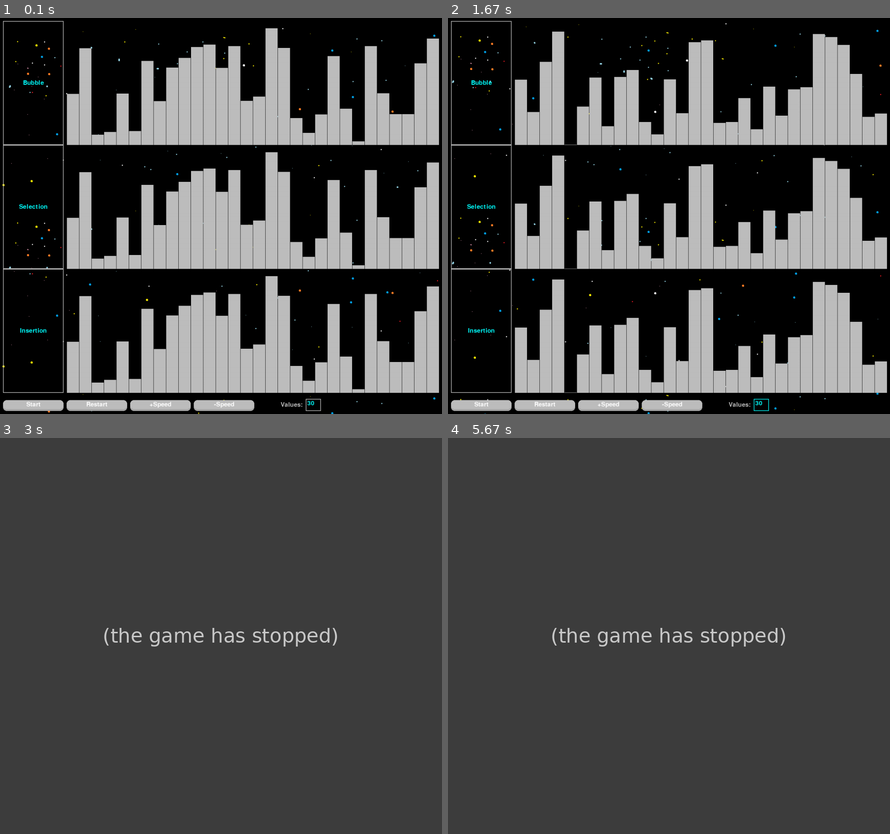
Above: before the commit, frames 1-4 (two rows, left to right).
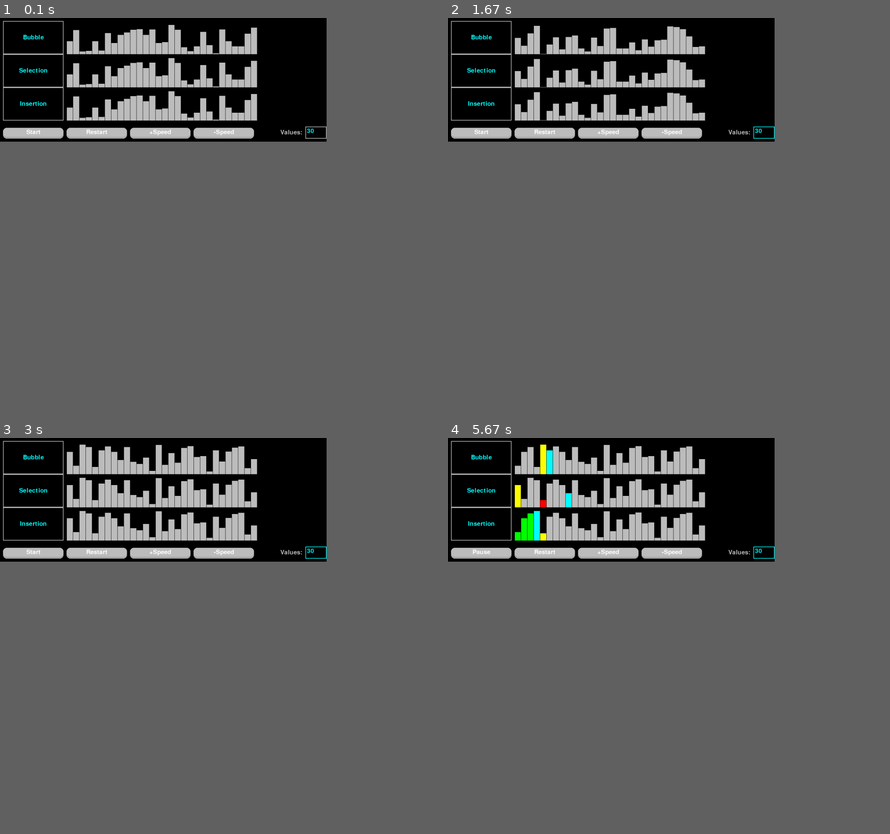
Above: after the commit, the same moments.

Repository: Moontok/Pygame_Practice
Game: pygame game, started from Visual_Sorting/sorting_main.py
Same seed, same stepped clock (60 frames per second), same inputs: the game is played once before the commit and once after it.
Inputs (mouse positions are in pixels of both pictures, inside the frame that each line leads up to):
- Up to frame 1 (0.1 s): no input
- Up to frame 2 (1.67 s): click "Start" at 0.43 s; click "Restart" at 0.8 s; click "Restart" at 1.2 s; click "30" at 1.6 s
- Up to frame 3 (3 s): hold Enter 1.87-2.33 s
- Up to frame 4 (5.67 s): click (598, 533) at 3.13 s; click "30" at 3.53 s; click (567, 473) at 3.93 s; click "Start" at 4.83 s; click "+Speed" at 5.23 s; click "30" at 5.62 s
In our replay, the window is 900x807 before the commit and 665x252 after it. These sizes can differ from the game's own. Grey fills any space a smaller window leaves; there, only what the larger window draws over its background counts as a difference.

The runs differ from the first frame. In frame 1, 42% of the frame differs, in the area x 0-100%, y 0-100%; in frame 2, 40%; in frame 3, 23%; in frame 4, 23%.
Error before the commit: AttributeError: 'InputBox' object has no attribute 'update_number_of_values' (input_box.py l...; the game stopped at 1.9 s (later frames are placeholders)

Commit message:
Refactoring

Diff:
--- a/Visual_Sorting/game_settings.py
+++ b/Visual_Sorting/game_settings.py
@@ -4,8 +4,8 @@
 class GameSettings:
     def __init__(self):
         self.number_of_values = 30
-        self.value_height = 400
-        self.value_width = 40
+        self.value_height = 100
+        self.value_width = 20
         self.value_horizontal_padding = 1
         self.value_vertical_padding = 10
         self.window_padding = 10
--- a/Visual_Sorting/gui.py
+++ b/Visual_Sorting/gui.py
@@ -8,7 +8,7 @@
 class GUI:
     """Class for managing the GUI."""
 
-    def __init__(self, settings, screen, sorter, bg):
+    def __init__(self, settings, screen, sorter, bg=None):
         self.settings = settings
         self.screen = screen
         self.sorter = sorter
@@ -131,12 +131,13 @@
         change_value_input_box = InputBox(
             self.settings.window_padding * 6 + self.settings.button_width * 4 + 150,
             self.settings.screen_height - 50,
-            50,
+            70,
             40,
             pg.Color("grey"),
             pg.Color("cyan"),
             self.gui_font,
-            char_limit=2
+            char_limit=3,
+            action=self.update_number_of_values
         )
         change_value_input_box.text = str(self.settings.number_of_values)
         self.gui_elements.append(change_value_input_box)
@@ -186,5 +187,6 @@
         self.sorter.sorting = False
         self.settings.update_screen_size()
         self.sorter.setup_values()
-        self.bg.generate_background_tiles()
+        if self.bg != None:
+            self.bg.generate_background_tiles()
         pg.display.set_mode((self.settings.screen_width, self.settings.screen_height))
--- a/Visual_Sorting/input_box.py
+++ b/Visual_Sorting/input_box.py
@@ -13,7 +13,8 @@
         color,
         font_color,
         font,
-        char_limit=14
+        char_limit=14,
+        action=None
     ):
         self.rect = pg.Rect(position_x, position_y, width, height)
         self.color = color
@@ -26,6 +27,7 @@
         self.text_rect = pg.Rect(position_x, position_y, width, height)
         self.input_active = False
         self.char_limit = char_limit
+        self.action = action
 
     def draw(self, screen):
         """ Draw the input box. """
@@ -77,6 +79,7 @@
                 self.delete_char()
             elif event.key == pg.K_RETURN or event.key == pg.K_KP_ENTER:
                 self.input_active = False
-                self.update_number_of_values()
+                if self.action != None:
+                    self.action()
             else:
                 self.add_char(event.unicode)
--- a/Visual_Sorting/sorter.py
+++ b/Visual_Sorting/sorter.py
@@ -47,6 +47,11 @@
 
     def draw_insertion(self, screen, x, y):
         for rectangle in self.values_for_insertion:
+            rectangle.draw(screen, x, y, self.settings.value_width)
+            x += self.settings.value_width + self.settings.value_horizontal_padding
+
+    def draw_quick(self, screen, x, y):
+        for rectangle in self.values_for_quicksort:
             rectangle.draw(screen, x, y, self.settings.value_width)
             x += self.settings.value_width + self.settings.value_horizontal_padding
 
--- a/Visual_Sorting/sorting_main.py
+++ b/Visual_Sorting/sorting_main.py
@@ -15,11 +15,11 @@
     sorter = Sorter(settings)
     screen = pg.display.set_mode((settings.screen_width, settings.screen_height))
     clock = pg.time.Clock()
-    bg = Background("images/space_bg.png", -1, -1, settings)
-    # bg = Background("images/background.png", -1, -1, settings)
+    # bg = Background("images/space_bg.png", -1, -1, settings)
+    # bg = Background("images/background.png", 1, 1, settings)
     # bg = Background("images/test_bg.png", -1, -1, settings)
 
-    gui = GUI(settings, screen, sorter, bg)
+    gui = GUI(settings, screen, sorter)
 
     app_running = True
 
@@ -29,8 +29,9 @@
                 app_running = False
             gui.gui_elements[8].process_event(event)
 
-        # screen.fill(pg.Color("black"))
-        bg.draw(screen)
+        screen.fill(pg.Color("black"))
+        # bg.draw(screen)
+        print(clock.get_fps())
 
         for gui_element in gui.gui_elements:
             gui_element.draw(screen)
